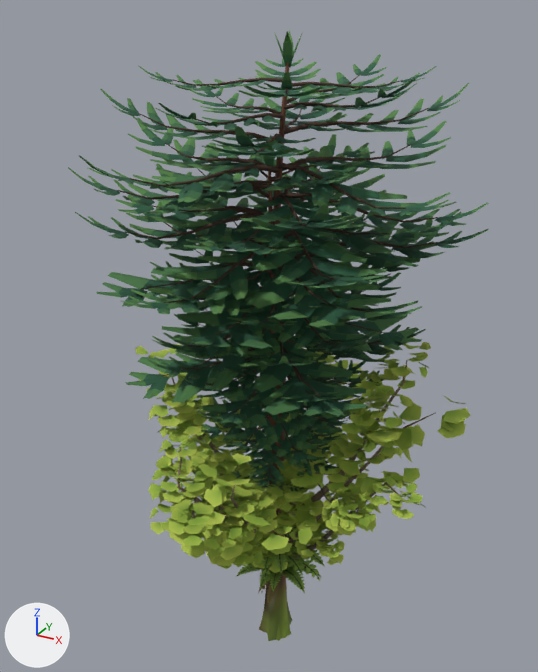
The glTF model src/assets/models/flora_trees.glb: old version first, new version second.
Before and after are seen from a camera (50 mm lens) standing at (10.9, -20.5, 23.3) and looking at (-0.6, 0.5, 12.8). Lighting does not change. The marker at lower left points along +X, +Y and +Z. The older version comes first.

In view in the first picture: 'conifer_a', 'conifer_b', 'conifer_lo', 'ginkgo_a', 'ginkgo_b', 'ginkgo_lo', 'treefern_a' and 2 more.
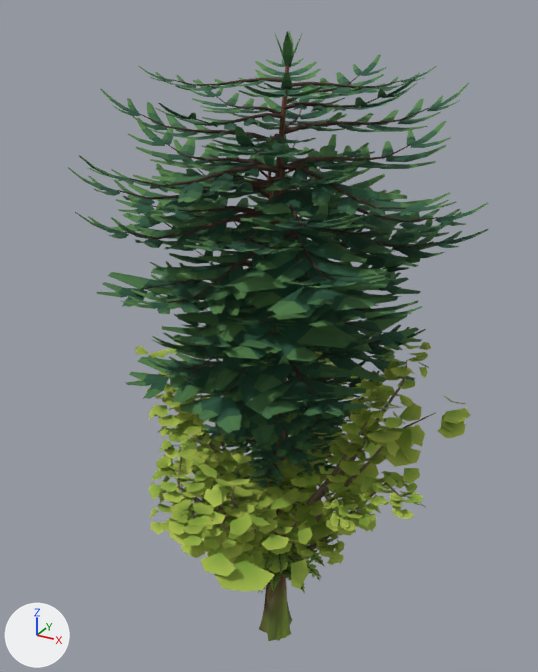
What differs and where, as boxes (x1, y1, x2, y2) in the pictures (538 x 672 px):
'conifer_far', added: after (109, 135, 432, 489)
    faces in mat_foliage_conifer: (109, 135, 432, 468)
    faces in mat_bark: (160, 158, 375, 489)
'ginkgo_far', added: after (155, 388, 421, 591)
    faces in mat_foliage_ginkgo: (155, 388, 421, 591)
    faces in mat_bark: (212, 422, 368, 537)

What changed in the scene script:
```text
Add me_ginkgo_far:
    me_ginkgo_far.from_pydata(...)  # 456 vertices, 422 faces; spans x -5.82..5.25, y -6.11..4.83, z 0.0..11.05
    # faces by material slot: [198, 224]
    me_ginkgo_far.materials.append(mat_bark)
    me_ginkgo_far.materials.append(mat_foliage_ginkgo)
Add me_conifer_far:
    me_conifer_far.from_pydata(...)  # 986 vertices, 1031 faces; spans x -5.8..4.7, y -5.1..6.1, z 0.0..19.7
    # faces by material slot: [271, 760]
    me_conifer_far.materials.append(mat_bark)
    me_conifer_far.materials.append(mat_foliage_conifer)
Add ob_ginkgo_far:
    ob_ginkgo_far = bpy.data.objects.new('ginkgo_far', me_ginkgo_far)
    ob_ginkgo_far.location = (0.0, 0.0, 0.0)
Add ob_conifer_far:
    ob_conifer_far = bpy.data.objects.new('conifer_far', me_conifer_far)
    ob_conifer_far.location = (0.0, 0.0, 0.0)
```
